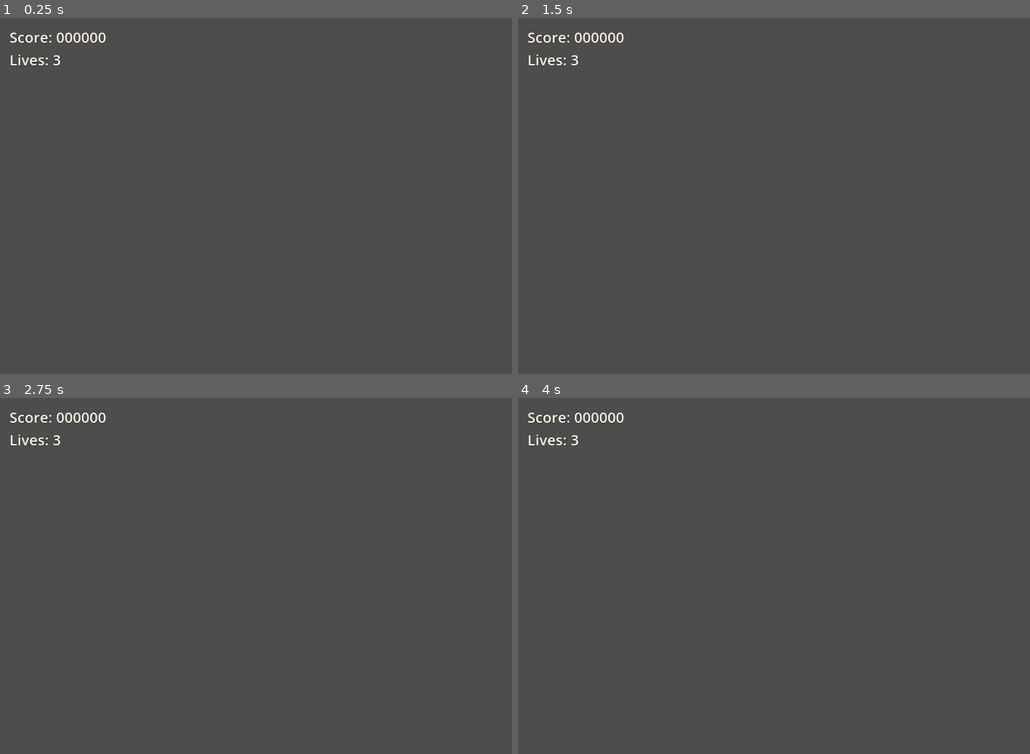
Above: before the commit, frames 1-4 (two rows, left to right).
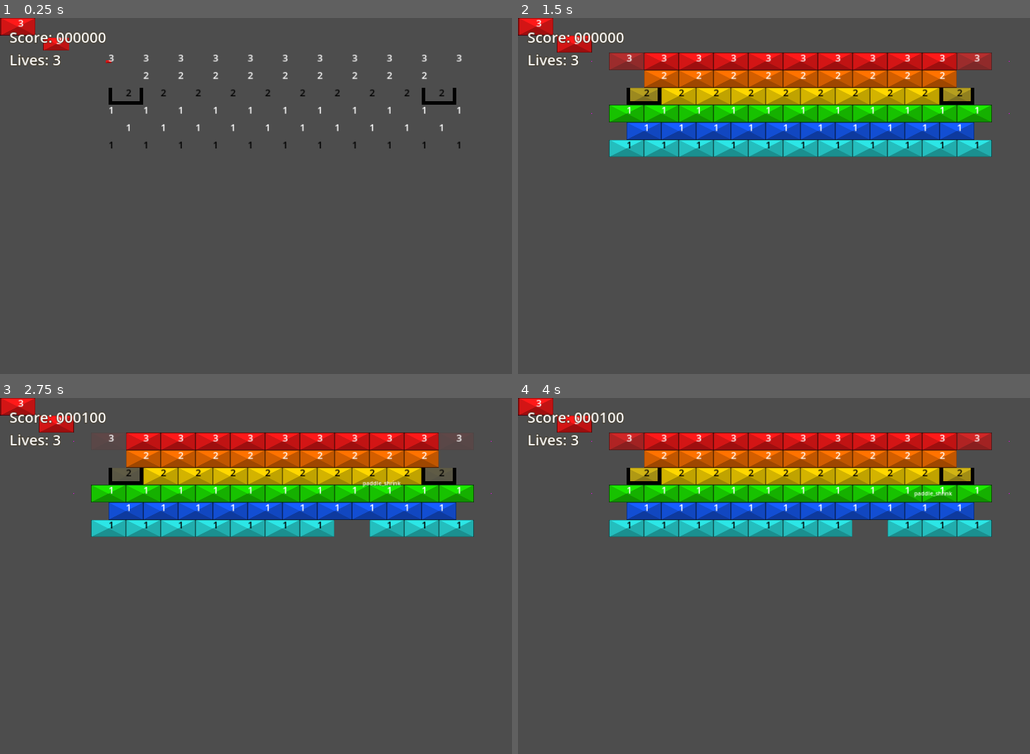
Above: after the commit, the same moments.

Repository: O-39889/brickout
Game: Godot game, scene res://scenes/main_level.tscn
Two runs of this game, one before a commit and one after it. Both use one fixed random seed, a clock stepped at 60 frames per second and the inputs below.
Inputs (mouse positions are in pixels of both pictures, inside the frame that each line leads up to):
- Up to frame 1 (0.25 s): no input
- Up to frame 2 (1.5 s): move the mouse to (830, 203) at 0.52 s; click (830, 203) at 0.67 s; move the mouse to (774, 206) at 1.27 s; click (774, 206) at 1.42 s
- Up to frame 3 (2.75 s): move the mouse to (296, 579) at 2.02 s; click (296, 579) at 2.17 s
- Up to frame 4 (4 s): move the mouse to (794, 590) at 2.77 s; click (794, 590) at 2.92 s; move the mouse to (840, 590) at 3.52 s; click (840, 590) at 3.67 s

The runs differ from the first frame. In frame 1, 1.4% of the frame differs, in the area x 0-91%, y 0-37%; in frame 2, 21%, in the area x 0-97%, y 0-40%; in frame 3, 20%; in frame 4, 21%.

Commit message:
Create a simple brick entry animation as a test

Diff:
--- a/scenes/main_level.tscn
+++ b/scenes/main_level.tscn
@@ -1,10 +1,12 @@
-[gd_scene load_steps=7 format=3 uid="uid://ivtwix13e1nt"]
+[gd_scene load_steps=9 format=3 uid="uid://ivtwix13e1nt"]
 
 [ext_resource type="PackedScene" uid="uid://cljyfysqemsgw" path="res://scenes/level.tscn" id="1_fbwrt"]
 [ext_resource type="PackedScene" uid="uid://coqsjdil7pruh" path="res://scenes/level_components/brick_component.tscn" id="3_kuuje"]
 [ext_resource type="PackedScene" uid="uid://jeo4t2v7ja84" path="res://scenes/level_components/powerup_component.tscn" id="4_5blil"]
+[ext_resource type="PackedScene" uid="uid://blofikyc7x7vn" path="res://scenes/RegularBrick.tscn" id="4_xeb2x"]
 [ext_resource type="PackedScene" uid="uid://c0pvsntagt4y6" path="res://scenes/level_components/ball_component.tscn" id="6_4tf2r"]
 [ext_resource type="Script" path="res://scripts/level_gui.gd" id="6_ip4hg"]
+[ext_resource type="PackedScene" uid="uid://clcdnhk8jx7nc" path="res://scenes/super_unbreakable_brick.tscn" id="6_xop2c"]
 
 [sub_resource type="LabelSettings" id="LabelSettings_0fqg0"]
 font_size = 42
@@ -16,6 +18,287 @@
 
 [node name="BrickComponent" parent="." index="1" instance=ExtResource("3_kuuje")]
 metadata/_edit_lock_ = true
+
+[node name="Brick" parent="BrickComponent" index="0" instance=ExtResource("4_xeb2x")]
+position = Vector2(810, 125)
+color = 5
+
+[node name="Brick2" parent="BrickComponent" index="1" instance=ExtResource("4_xeb2x")]
+position = Vector2(910, 125)
+color = 5
+
+[node name="Brick3" parent="BrickComponent" index="2" instance=ExtResource("4_xeb2x")]
+position = Vector2(710, 125)
+color = 5
+
+[node name="Brick4" parent="BrickComponent" index="3" instance=ExtResource("4_xeb2x")]
+position = Vector2(610, 125)
+color = 5
+
+[node name="Brick5" parent="BrickComponent" index="4" instance=ExtResource("4_xeb2x")]
+position = Vector2(1010, 125)
+color = 5
+
+[node name="Brick6" parent="BrickComponent" index="5" instance=ExtResource("4_xeb2x")]
+position = Vector2(960, 225)
+color = 3
+
+[node name="Brick7" parent="BrickComponent" index="6" instance=ExtResource("4_xeb2x")]
+position = Vector2(860, 225)
+color = 3
+
+[node name="Brick8" parent="BrickComponent" index="7" instance=ExtResource("4_xeb2x")]
+position = Vector2(760, 225)
+color = 3
+
+[node name="Brick9" parent="BrickComponent" index="8" instance=ExtResource("4_xeb2x")]
+position = Vector2(660, 225)
+color = 3
+
+[node name="Brick10" parent="BrickComponent" index="9" instance=ExtResource("4_xeb2x")]
+position = Vector2(560, 225)
+color = 3
+
+[node name="Brick11" parent="BrickComponent" index="10" instance=ExtResource("4_xeb2x")]
+position = Vector2(1060, 225)
+color = 3
+
+[node name="Brick12" parent="BrickComponent" index="11" instance=ExtResource("4_xeb2x")]
+position = Vector2(1110, 125)
+color = 5
+
+[node name="Brick13" parent="BrickComponent" index="12" instance=ExtResource("4_xeb2x")]
+position = Vector2(510, 125)
+color = 5
+
+[node name="Brick14" parent="BrickComponent" index="13" instance=ExtResource("4_xeb2x")]
+position = Vector2(510, 275)
+color = 2
+
+[node name="Brick15" parent="BrickComponent" index="14" instance=ExtResource("4_xeb2x")]
+position = Vector2(610, 275)
+color = 2
+
+[node name="Brick16" parent="BrickComponent" index="15" instance=ExtResource("4_xeb2x")]
+position = Vector2(710, 275)
+color = 2
+
+[node name="Brick17" parent="BrickComponent" index="16" instance=ExtResource("4_xeb2x")]
+position = Vector2(810, 275)
+color = 2
+
+[node name="Brick18" parent="BrickComponent" index="17" instance=ExtResource("4_xeb2x")]
+position = Vector2(910, 275)
+color = 2
+
+[node name="Brick19" parent="BrickComponent" index="18" instance=ExtResource("4_xeb2x")]
+position = Vector2(1010, 275)
+color = 2
+
+[node name="Brick20" parent="BrickComponent" index="19" instance=ExtResource("4_xeb2x")]
+position = Vector2(1110, 275)
+color = 2
+
+[node name="Brick21" parent="BrickComponent" index="20" instance=ExtResource("4_xeb2x")]
+position = Vector2(1160, 225)
+color = 3
+
+[node name="Brick22" parent="BrickComponent" index="21" instance=ExtResource("4_xeb2x")]
+position = Vector2(460, 225)
+color = 3
+
+[node name="Brick27" parent="BrickComponent" index="22" instance=ExtResource("4_xeb2x")]
+position = Vector2(960, 325)
+color = 1
+
+[node name="Brick28" parent="BrickComponent" index="23" instance=ExtResource("4_xeb2x")]
+position = Vector2(860, 325)
+color = 1
+
+[node name="Brick29" parent="BrickComponent" index="24" instance=ExtResource("4_xeb2x")]
+position = Vector2(760, 325)
+color = 1
+
+[node name="Brick30" parent="BrickComponent" index="25" instance=ExtResource("4_xeb2x")]
+position = Vector2(660, 325)
+color = 1
+
+[node name="Brick31" parent="BrickComponent" index="26" instance=ExtResource("4_xeb2x")]
+position = Vector2(560, 325)
+color = 1
+
+[node name="Brick32" parent="BrickComponent" index="27" instance=ExtResource("4_xeb2x")]
+position = Vector2(1060, 325)
+color = 1
+
+[node name="Brick33" parent="BrickComponent" index="28" instance=ExtResource("4_xeb2x")]
+position = Vector2(1160, 325)
+color = 1
+
+[node name="Brick34" parent="BrickComponent" index="29" instance=ExtResource("4_xeb2x")]
+position = Vector2(460, 325)
+color = 1
+
+[node name="Brick23" parent="BrickComponent" index="30" instance=ExtResource("4_xeb2x")]
+position = Vector2(410, 275)
+color = 2
+
+[node name="Brick24" parent="BrickComponent" index="31" instance=ExtResource("4_xeb2x")]
+position = Vector2(50, 25)
+color = 5
+
+[node name="Brick64" parent="BrickComponent" index="32" instance=ExtResource("4_xeb2x")]
+position = Vector2(160, 75)
+color = 5
+
+[node name="Brick63" parent="BrickComponent" index="33" instance=ExtResource("4_xeb2x")]
+position = Vector2(410, 125)
+color = 5
+
+[node name="Brick61" parent="BrickComponent" index="34" instance=ExtResource("4_xeb2x")]
+position = Vector2(310, 125)
+is_shimmering = true
+color = 5
+
+[node name="Brick62" parent="BrickComponent" index="35" instance=ExtResource("4_xeb2x")]
+position = Vector2(1310, 125)
+is_shimmering = true
+color = 5
+
+[node name="Brick25" parent="BrickComponent" index="36" instance=ExtResource("4_xeb2x")]
+position = Vector2(1210, 125)
+color = 5
+
+[node name="Brick35" parent="BrickComponent" index="37" instance=ExtResource("4_xeb2x")]
+position = Vector2(810, 175)
+color = 4
+
+[node name="Brick36" parent="BrickComponent" index="38" instance=ExtResource("4_xeb2x")]
+position = Vector2(910, 175)
+color = 4
+
+[node name="Brick37" parent="BrickComponent" index="39" instance=ExtResource("4_xeb2x")]
+position = Vector2(710, 175)
+color = 4
+
+[node name="Brick38" parent="BrickComponent" index="40" instance=ExtResource("4_xeb2x")]
+position = Vector2(610, 175)
+color = 4
+
+[node name="Brick39" parent="BrickComponent" index="41" instance=ExtResource("4_xeb2x")]
+position = Vector2(1010, 175)
+color = 4
+
+[node name="Brick40" parent="BrickComponent" index="42" instance=ExtResource("4_xeb2x")]
+position = Vector2(1110, 175)
+color = 4
+
+[node name="Brick41" parent="BrickComponent" index="43" instance=ExtResource("4_xeb2x")]
+position = Vector2(510, 175)
+color = 4
+
+[node name="Brick42" parent="BrickComponent" index="44" instance=ExtResource("4_xeb2x")]
+position = Vector2(410, 175)
+color = 4
+
+[node name="Brick43" parent="BrickComponent" index="45" instance=ExtResource("4_xeb2x")]
+position = Vector2(1210, 175)
+color = 4
+
+[node name="Brick26" parent="BrickComponent" index="46" instance=ExtResource("4_xeb2x")]
+position = Vector2(1210, 275)
+color = 2
+
+[node name="Brick44" parent="BrickComponent" index="47" instance=ExtResource("4_xeb2x")]
+position = Vector2(510, 375)
+
+[node name="Brick45" parent="BrickComponent" index="48" instance=ExtResource("4_xeb2x")]
+position = Vector2(610, 375)
+
+[node name="Brick46" parent="BrickComponent" index="49" instance=ExtResource("4_xeb2x")]
+position = Vector2(710, 375)
+
+[node name="Brick47" parent="BrickComponent" index="50" instance=ExtResource("4_xeb2x")]
+position = Vector2(810, 375)
+
+[node name="Brick48" parent="BrickComponent" index="51" instance=ExtResource("4_xeb2x")]
+position = Vector2(910, 375)
+
+[node name="Brick49" parent="BrickComponent" index="52" instance=ExtResource("4_xeb2x")]
+position = Vector2(1010, 375)
+
+[node name="Brick50" parent="BrickComponent" index="53" instance=ExtResource("4_xeb2x")]
+position = Vector2(1110, 375)
+
+[node name="Brick51" parent="BrickComponent" index="54" instance=ExtResource("4_xeb2x")]
+position = Vector2(410, 375)
+
+[node name="Brick55" parent="BrickComponent" index="55" instance=ExtResource("4_xeb2x")]
+position = Vector2(360, 225)
+is_shimmering = true
+color = 3
+protected_sides = 14
+
+[node name="Brick57" parent="BrickComponent" index="56" instance=ExtResource("4_xeb2x")]
+position = Vector2(360, 325)
+color = 1
+
+[node name="Brick58" parent="BrickComponent" index="57" instance=ExtResource("4_xeb2x")]
+position = Vector2(310, 275)
+color = 2
+
+[node name="Brick60" parent="BrickComponent" index="58" instance=ExtResource("4_xeb2x")]
+position = Vector2(310, 375)
+
+[node name="Brick52" parent="BrickComponent" index="59" instance=ExtResource("4_xeb2x")]
+position = Vector2(1210, 375)
+
+[node name="Brick53" parent="BrickComponent" index="60" instance=ExtResource("4_xeb2x")]
+position = Vector2(1260, 225)
+is_shimmering = true
+color = 3
+protected_sides = 14
+
+[node name="Brick54" parent="BrickComponent" index="61" instance=ExtResource("4_xeb2x")]
+position = Vector2(1310, 275)
+color = 2
+
+[node name="Brick56" parent="BrickComponent" index="62" instance=ExtResource("4_xeb2x")]
+position = Vector2(1260, 325)
+color = 1
+
+[node name="Brick59" parent="BrickComponent" index="63" instance=ExtResource("4_xeb2x")]
+position = Vector2(1310, 375)
+
+[node name="SuperUnbreakableBrick" parent="BrickComponent" index="64" instance=ExtResource("6_xop2c")]
+position = Vector2(260, 325)
+
+[node name="SuperUnbreakableBrick2" parent="BrickComponent" index="65" instance=ExtResource("6_xop2c")]
+position = Vector2(1410, 125)
+
+[node name="SuperUnbreakableBrick3" parent="BrickComponent" index="66" instance=ExtResource("6_xop2c")]
+position = Vector2(210, 275)
+
+[node name="SuperUnbreakableBrick4" parent="BrickComponent" index="67" instance=ExtResource("6_xop2c")]
+position = Vector2(260, 225)
+
+[node name="SuperUnbreakableBrick5" parent="BrickComponent" index="68" instance=ExtResource("6_xop2c")]
+position = Vector2(310, 175)
+
+[node name="SuperUnbreakableBrick8" parent="BrickComponent" index="69" instance=ExtResource("6_xop2c")]
+position = Vector2(1310, 175)
+
+[node name="SuperUnbreakableBrick9" parent="BrickComponent" index="70" instance=ExtResource("6_xop2c")]
+position = Vector2(1360, 225)
+
+[node name="SuperUnbreakableBrick10" parent="BrickComponent" index="71" instance=ExtResource("6_xop2c")]
+position = Vector2(1410, 275)
+
+[node name="SuperUnbreakableBrick11" parent="BrickComponent" index="72" instance=ExtResource("6_xop2c")]
+position = Vector2(1360, 325)
+
+[node name="SuperUnbreakableBrick12" parent="BrickComponent" index="73" instance=ExtResource("6_xop2c")]
+position = Vector2(210, 125)
 
 [node name="PowerupComponent" parent="." index="2" instance=ExtResource("4_5blil")]
 metadata/_edit_lock_ = true
--- a/scripts/BrickBase.gd
+++ b/scripts/BrickBase.gd
@@ -14,7 +14,14 @@
 
 
 func _ready():
-	pass
+	$Sprite2D.scale = Vector2(0, 0);
+	get_tree().create_timer((global_position.x - width / 2
+	+ global_position.y * (width / height) - height / 2) / 2220.2222)\
+	.timeout.connect(func():
+		var tween := create_tween();
+		tween.tween_property($Sprite2D, 'scale', Vector2(1, 1), 0.2);
+		);
+
 
 
 func hit(ball: Ball, damage: int):
